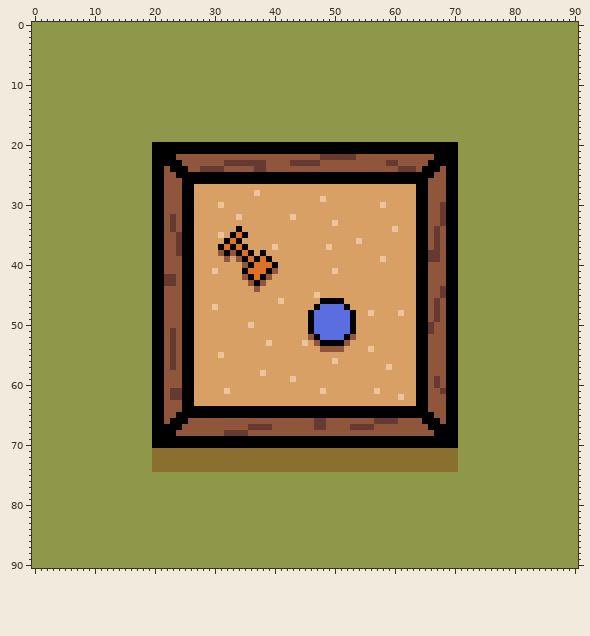
Sprite sheet -- src/assets/images/lawn-sand.png. The first picture shows the starting point.
The file is 91x91 pixels.
Now the later version:
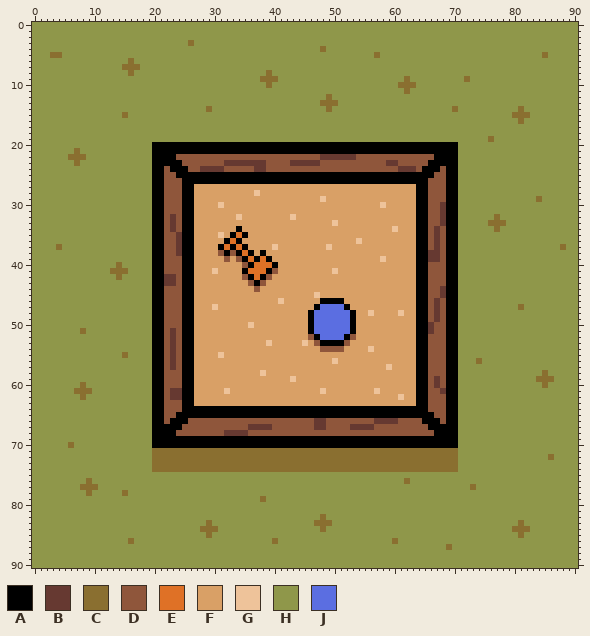
Palette (. is transparent): A #000000  B #663931  C #8a6f30  D #8f563b  E #df7126  F #d9a066  G #eec39a  H #8f974a  J #5b6ee1
Difference:
y 3: x 26 H -> C
y 4: x 48 H -> C
y 5: x 3..4 HH -> CC; x 57 H -> C; x 85 H -> C
y 6: x 16 H -> C
y 7: x 15..17 HHH -> CCC
y 8: x 16 H -> C; x 39 H -> C
y 9: x 38..40 HHH -> CCC; x 62 H -> C; x 72 H -> C
y 10: x 39 H -> C; x 61..63 HHH -> CCC
y 11: x 62 H -> C
y 12: x 49 H -> C
y 13: x 48..50 HHH -> CCC
y 14: x 29 H -> C; x 49 H -> C; x 70 H -> C; x 81 H -> C
y 15: x 15 H -> C; x 80..82 HHH -> CCC
y 16: x 81 H -> C
y 19: x 76 H -> C
y 21: x 7 H -> C
y 22: x 6..8 HHH -> CCC
y 23: x 7 H -> C
y 29: x 84 H -> C
y 32: x 77 H -> C
y 33: x 76..78 HHH -> CCC
y 34: x 77 H -> C
y 37: x 4 H -> C; x 88 H -> C
y 40: x 14 H -> C
y 41: x 13..15 HHH -> CCC
y 42: x 14 H -> C
y 47: x 81 H -> C
y 51: x 8 H -> C
y 55: x 15 H -> C
y 56: x 74 H -> C
y 58: x 85 H -> C
y 59: x 84..86 HHH -> CCC
y 60: x 8 H -> C; x 85 H -> C
y 61: x 7..9 HHH -> CCC
y 62: x 8 H -> C
y 70: x 6 H -> C
y 72: x 86 H -> C
y 76: x 9 H -> C; x 62 H -> C
y 77: x 8..10 HHH -> CCC; x 73 H -> C
y 78: x 9 H -> C; x 15 H -> C
y 79: x 38 H -> C
y 82: x 48 H -> C
y 83: x 29 H -> C; x 47..49 HHH -> CCC; x 81 H -> C
y 84: x 28..30 HHH -> CCC; x 48 H -> C; x 80..82 HHH -> CCC
y 85: x 29 H -> C; x 81 H -> C
y 86: x 16 H -> C; x 40 H -> C; x 60 H -> C
y 87: x 69 H -> C
